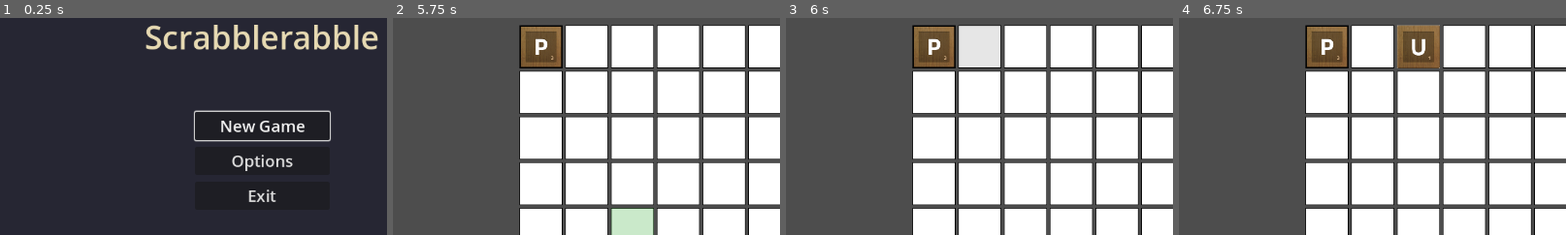
Above: before the commit, frames 1-4 (left to right).
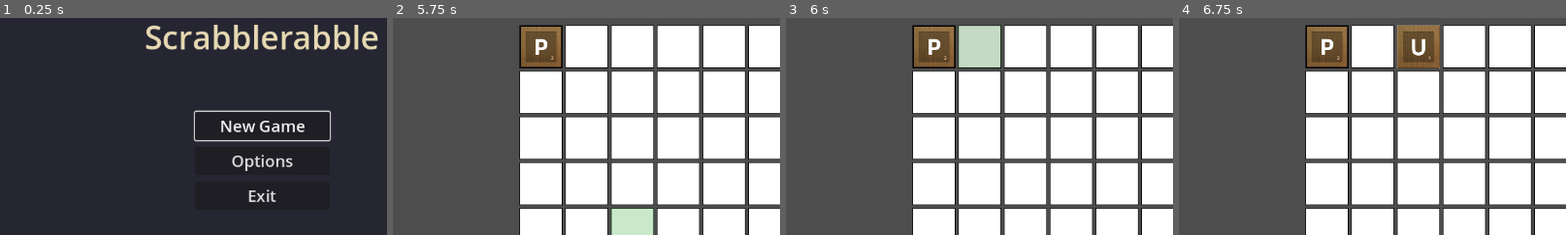
Above: after the commit, the same moments.

Repository: rcmilan/godot-scrabblerabble
Game: Godot game, scene res://scenes/title_screen/title_screen.tscn
The game is run twice, just before and just after one commit, with the same random seed, the same clock (stepped at 60 frames per second) and the same inputs.
Inputs (mouse positions are % of the whole screen's width and height, from its top left):
- Up to frame 1 (0.25 s): no input
- Up to frame 2 (5.75 s): click "New Game" at 0.5 s; click "New Game" at 1.25 s; click "Start Run" at 2 s; tap Enter (ui_accept) at 2.75, 5 s; drag from (35, 24) to (60, 28) at 2.77 s; click "Play" at 3.5 s; click "Play" at 4.25 s; drag from (35, 24) to (45, 70) at 5.02 s
- Up to frame 3 (6 s): tap Space (confirm_action) at 5.75 s; move the mouse to (41, 24) at 5.77 s; hold D (navigate_right) from 5.78 s (still down); tap L (draw_tiles) at 5.85 s; click (41, 24) at 5.92 s
- Up to frame 4 (6.75 s): release D (navigate_right) at 6.5 s; tap Enter (ui_accept) at 6.5 s; drag from (47, 24) to (20, 35) at 6.52 s
The pictures show only the part of the screen within x 16-66%, y 17-67%; the shares and areas given below are measured in that part.

Frames 1-2 are identical in both runs. In frame 3, 2.1% of the frame differs, in the area x 44-56%, y 3-23%; in frame 4, nothing differs.

Commit message:
feat: add board typing mode for keyboard tile placement
Click an empty board cell to enter typing mode. Type letters to place
matching hand tiles sequentially (left-to-right, wrapping to next row).
Arrow keys move cursor freely, Backspace undoes last placement.
Typing mode is XOR with selection mode (clicking hand tile exits typing).

- BoardTypingSession: immutable RefCounted value object with cursor state
- BoardCell: typing cursor highlight (blue overlay)
- GameplayController: typing mode lifecycle and input routing

Co-Authored-By: Claude Opus 4.6 <noreply@anthropic.com>

Diff:
--- a/scenes/board/board_cell.gd
+++ b/scenes/board/board_cell.gd
@@ -14,6 +14,7 @@
 const COLOR_INVALID_HOVER: Color = Color(1, 0, 0, 0.65)
 const COLOR_SPECIAL_MULTIPLIER: Color = Color(1, 0.84, 0, 0.3)  # Gold for special cells
 const COLOR_WORD_HIGHLIGHT: Color = Color(0.2, 0.9, 0.3, 0.35)  # Green for valid word member
+const COLOR_TYPING_CURSOR: Color = Color(0.3, 0.6, 1.0, 0.55)  # Blue for typing cursor
 
 # === Node References ===
 @onready var visual: TextureRect = $ContentLayer/CenterContainer/Sprite2D
@@ -24,6 +25,7 @@
 var tile: Tile = null
 var grid_position: Vector2i = Vector2i.ZERO
 var _word_highlight_active: bool = false  # True when cell is part of a valid word
+var _typing_cursor_active: bool = false
 
 # === Cell Type (multiplier logic implemented; special cells not yet assigned in level design) ===
 enum CellType {
@@ -96,7 +98,9 @@
 
 ## Clears the hover indicator.
 func clear_hover() -> void:
-	# If word highlight is active, restore it instead of hiding
+	if _typing_cursor_active:
+		_show_overlay(COLOR_TYPING_CURSOR)
+		return
 	if _word_highlight_active:
 		_show_overlay(COLOR_WORD_HIGHLIGHT)
 		return
@@ -112,6 +116,19 @@
 ## Clears the valid-word highlight.
 func clear_word_highlight() -> void:
 	_word_highlight_active = false
+	hover_overlay.visible = false
+
+
+func show_typing_cursor() -> void:
+	_typing_cursor_active = true
+	_show_overlay(COLOR_TYPING_CURSOR)
+
+
+func clear_typing_cursor() -> void:
+	_typing_cursor_active = false
+	if _word_highlight_active:
+		_show_overlay(COLOR_WORD_HIGHLIGHT)
+		return
 	hover_overlay.visible = false
 
 
--- a/scripts/controllers/gameplay_controller.gd
+++ b/scripts/controllers/gameplay_controller.gd
@@ -66,6 +66,7 @@
 var _word_validator: WordValidator = null
 var _play_state_manager: PlayStateManager = null
 var _word_finder: WordFinder = null
+var _typing_session: BoardTypingSession = null
 
 ## Cached validation results from the last real-time scan.
 var _current_valid_words: Array = []
@@ -97,6 +98,10 @@
 	if event.is_action_pressed(KeyAction.PAUSE_GAME):
 		pause_requested.emit()
 		get_viewport().set_input_as_handled()
+		return
+
+	if _is_typing():
+		_handle_typing_input(event)
 		return
 
 	if event.is_action_pressed(KeyAction.TOGGLE_MULTI):
@@ -161,6 +166,7 @@
 	if not _is_active:
 		return
 	_is_active = false
+	_end_typing()
 	_tracker.disconnect_all()
 	_selection.deselect_all()
 	print("[GameplayController] Deactivated")
@@ -229,6 +235,9 @@
 func _on_tile_selected(tile: Tile) -> void:
 	if not _is_active:
 		return
+
+	if _is_typing() and tile.location == Tile.TileLocation.IN_HAND:
+		_end_typing()
 
 	print("[Gameplay] Tile selected: %s" % tile.name)
 
@@ -520,9 +529,17 @@
 	if not _is_active:
 		return
 
+	# Enter typing mode on empty cell click when no hand selection active
+	if not cell.is_occupied() and not _selection.has_selection():
+		_start_typing(cell)
+		return
+
+	# Exit typing mode if clicking while typing
+	if _is_typing():
+		_end_typing()
+
 	var selected: Array[Tile] = _selection.get_selected_tiles()
 	if selected.is_empty():
-		print("[Gameplay] No tile selected")
 		return
 
 	var movable: Array[Tile] = selected.filter(func(t): return not t.is_locked)
@@ -867,6 +884,140 @@
 
 
 # =============================================================================
+# TYPING MODE
+# =============================================================================
+
+func _is_typing() -> bool:
+	return _typing_session != null
+
+
+func _start_typing(cell: BoardCell) -> void:
+	_selection.deselect_all()
+	_typing_session = BoardTypingSession.create(board, cell.grid_position)
+	_update_typing_cursor()
+	print("[Gameplay] Typing mode started at %s" % cell.name)
+
+
+func _end_typing() -> void:
+	if _typing_session == null:
+		return
+	_clear_typing_cursor()
+	_typing_session = null
+	print("[Gameplay] Typing mode ended")
+
+
+func _update_typing_cursor() -> void:
+	_clear_typing_cursor()
+	if _typing_session == null or _typing_session.is_exhausted():
+		return
+	var cell := _typing_session.get_cursor_cell()
+	if cell:
+		cell.show_typing_cursor()
+
+
+func _clear_typing_cursor() -> void:
+	for c in board.get_all_cells():
+		c.clear_typing_cursor()
+
+
+func _handle_typing_input(event: InputEvent) -> void:
+	if not event is InputEventKey or not event.is_pressed() or event.is_echo():
+		# Background click exits typing mode
+		if event is InputEventMouseButton and event.is_pressed() and event.button_index == MOUSE_BUTTON_LEFT:
+			_end_typing()
+			get_viewport().set_input_as_handled()
+		return
+
+	var handled := true
+	match event.keycode:
+		KEY_ESCAPE:
+			_end_typing()
+		KEY_BACKSPACE:
+			_handle_typing_backspace()
+		KEY_LEFT:
+			_handle_typing_arrow(Vector2i(-1, 0))
+		KEY_RIGHT:
+			_handle_typing_arrow(Vector2i(1, 0))
+		KEY_UP:
+			_handle_typing_arrow(Vector2i(0, -1))
+		KEY_DOWN:
+			_handle_typing_arrow(Vector2i(0, 1))
+		_:
+			handled = _try_typing_letter(event.unicode)
+
+	if handled:
+		get_viewport().set_input_as_handled()
+
+
+func _try_typing_letter(unicode: int) -> bool:
+	if unicode < 65 or (unicode > 90 and unicode < 97) or unicode > 122:
+		return false
+	_handle_typing_letter(char(unicode))
+	return true
+
+
+func _handle_typing_letter(letter: String) -> void:
+	var tile := hand.find_tile_by_letter(letter.to_upper())
+	if tile == null:
+		return
+
+	var cell := _typing_session.get_cursor_cell()
+	if cell == null:
+		return
+
+	var swapped: Tile = null
+	if cell.is_occupied() and not cell.tile.is_locked:
+		swapped = cell.tile
+		_play_state_manager.remove_tile_at(cell.grid_position)
+		_placement.return_tile_to_hand(swapped, true)
+
+	_placement.place_tile_on_cell(tile, cell)
+	_play_state_manager.place_temporary_tile(tile, cell.grid_position)
+
+	_typing_session = _typing_session.with_placement(tile, swapped).advance()
+
+	if _typing_session.is_exhausted():
+		_end_typing()
+	else:
+		_update_typing_cursor()
+
+	_run_realtime_word_scan()
+	_play.update_play_button_state()
+
+
+func _handle_typing_backspace() -> void:
+	var entry := _typing_session.last_placement()
+	if entry.is_empty():
+		return
+
+	var tile_placed: Tile = entry.tile_placed
+	var tile_swapped: Tile = entry.tile_swapped
+	var pos: Vector2i = entry.pos
+
+	_play_state_manager.remove_tile_at(pos)
+	_placement.return_tile_to_hand(tile_placed)
+
+	if tile_swapped and tile_swapped.location == Tile.TileLocation.IN_HAND:
+		var cell := board.get_cell(pos.y, pos.x)
+		if cell and not cell.is_occupied():
+			hand.remove_tile(tile_swapped)
+			cell.tile_anchor.add_child(tile_swapped)
+			tile_swapped.position = Vector2.ZERO
+			tile_swapped.attach_to_cell(cell)
+			_play_state_manager.place_temporary_tile(tile_swapped, pos)
+
+	_typing_session = _typing_session.retreat()
+	_update_typing_cursor()
+	_run_realtime_word_scan()
+	_play.update_play_button_state()
+
+
+func _handle_typing_arrow(direction: Vector2i) -> void:
+	_typing_session = _typing_session.move(direction)
+	_update_typing_cursor()
+
+
+# =============================================================================
 # STATE MANAGEMENT
 # =============================================================================
 
--- /dev/null
+++ b/scripts/interaction/board_typing_session.gd
@@ -0,0 +1,104 @@
+class_name BoardTypingSession
+extends RefCounted
+
+## Immutable typing session. Methods return new instances.
+## Tracks cursor position, orientation, and placement history for undo.
+
+const _HORIZONTAL := Vector2i(1, 0)
+
+var board: Board
+var cursor_pos: Vector2i
+var orientation: Vector2i
+var history: Array[Dictionary]  # [{pos, tile_placed, tile_swapped}]
+
+
+static func create(p_board: Board, start_pos: Vector2i) -> BoardTypingSession:
+	var s := BoardTypingSession.new()
+	s.board = p_board
+	s.cursor_pos = start_pos
+	s.orientation = _HORIZONTAL
+	s.history = []
+	return s
+
+
+func get_cursor_cell() -> BoardCell:
+	return board.get_cell(cursor_pos.y, cursor_pos.x)
+
+
+func is_exhausted() -> bool:
+	return get_cursor_cell() == null
+
+
+func last_placement() -> Dictionary:
+	return history.back() if not history.is_empty() else {}
+
+
+func with_placement(tile_placed: Tile, tile_swapped: Tile) -> BoardTypingSession:
+	var s := _clone()
+	s.history.append({pos = cursor_pos, tile_placed = tile_placed, tile_swapped = tile_swapped})
+	return s
+
+
+func advance() -> BoardTypingSession:
+	var s := _clone()
+	s.cursor_pos = _next_valid_pos(cursor_pos + orientation)
+	return s
+
+
+func retreat() -> BoardTypingSession:
+	if history.is_empty():
+		return self
+	var s := _clone()
+	var entry: Dictionary = s.history.pop_back()
+	s.cursor_pos = entry.pos
+	return s
+
+
+func move(direction: Vector2i) -> BoardTypingSession:
+	var resolved := _skip_locked(cursor_pos + direction, direction)
+	if resolved == Vector2i(-1, -1):
+		return self
+	var s := _clone()
+	s.cursor_pos = resolved
+	return s
+
+
+# =============================================================================
+# PRIVATE
+# =============================================================================
+
+func _clone() -> BoardTypingSession:
+	var s := BoardTypingSession.new()
+	s.board = board
+	s.cursor_pos = cursor_pos
+	s.orientation = orientation
+	s.history = history.duplicate()
+	return s
+
+
+func _next_valid_pos(from: Vector2i) -> Vector2i:
+	var pos := _wrap_pos(from)
+	if pos.y >= board.rows:
+		return pos
+	return _skip_locked(pos, orientation)
+
+
+func _wrap_pos(pos: Vector2i) -> Vector2i:
+	if orientation == _HORIZONTAL and pos.x >= board.columns:
+		return Vector2i(0, pos.y + 1)
+	return pos
+
+
+func _skip_locked(pos: Vector2i, direction: Vector2i) -> Vector2i:
+	var limit: int = board.rows * board.columns
+	var current := pos
+	for i in limit:
+		var cell := board.get_cell(current.y, current.x)
+		if cell == null:
+			return Vector2i(-1, -1)
+		if not cell.is_occupied() or not cell.tile.is_locked:
+			return current
+		current = _wrap_pos(current + direction)
+		if current.y >= board.rows or current.x < 0 or current.y < 0:
+			return Vector2i(-1, -1)
+	return Vector2i(-1, -1)
Not shown, added: docs/plans/2026-03-06-board-typing-mode-plan.md
